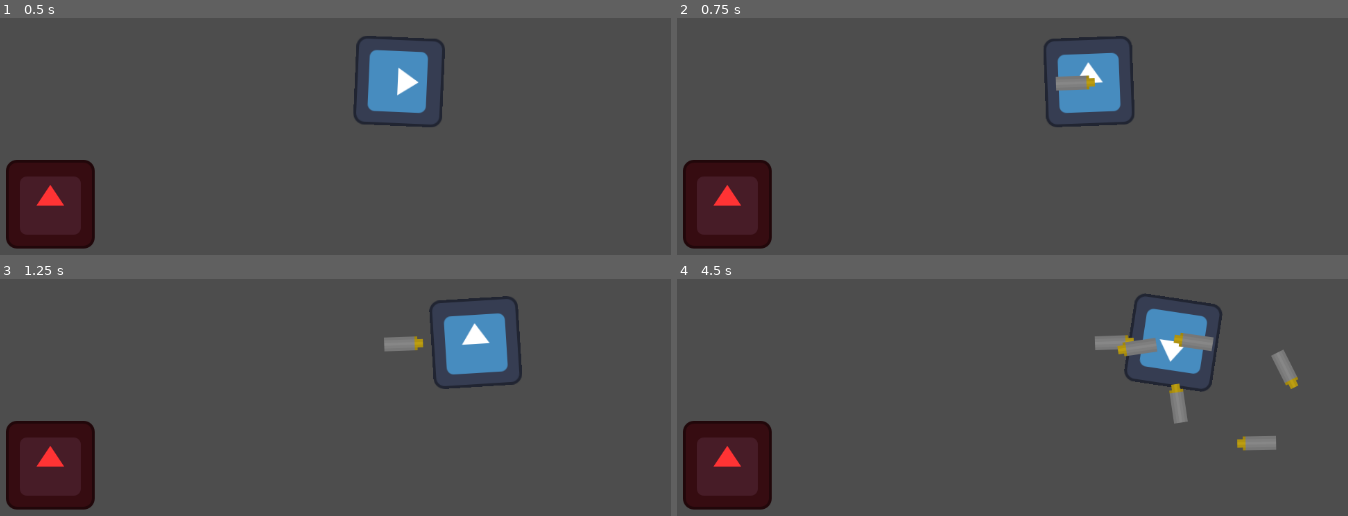
Above: before the commit, frames 1-4 (two rows, left to right).
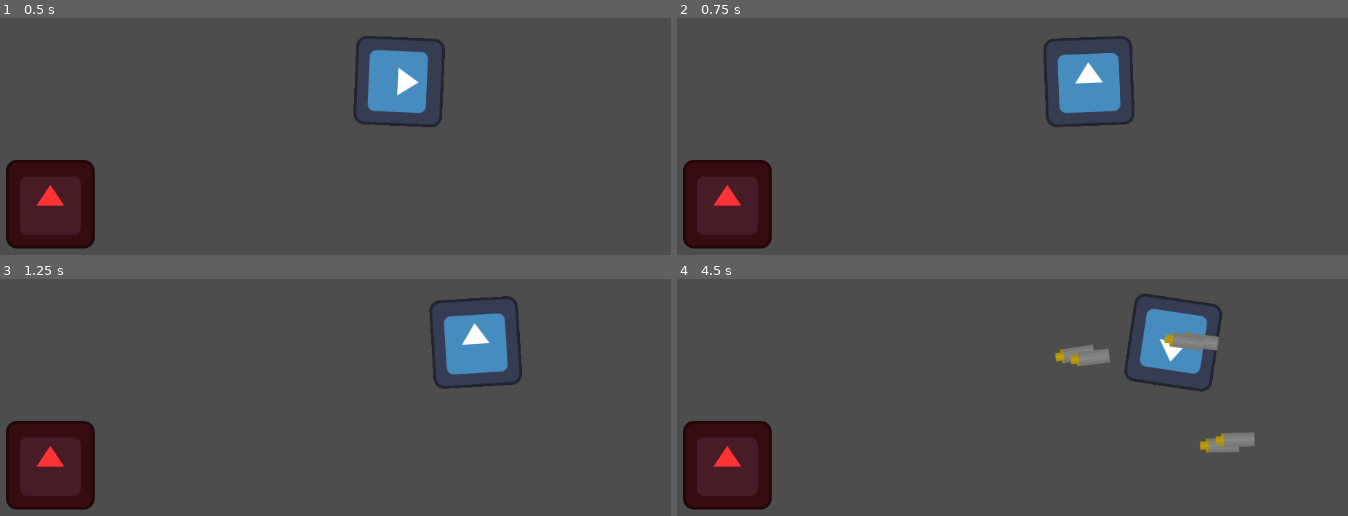
Above: after the commit, the same moments.

Repository: Do-Good-Games/MaskGameTest
Game: Godot game, scene res://testLevel.tscn
Two runs of this game, one before a commit and one after it. Both use one fixed random seed, a clock stepped at 60 frames per second and the inputs below. The engine's default icon, where the game draws it, is replaced by a stand-in: a white triangle on a blue panel in a dark square.
Inputs (mouse positions are in pixels of both pictures, inside the frame that each line leads up to):
- Up to frame 1 (0.5 s): no input
- Up to frame 2 (0.75 s): tap Enter at 0.5 s; move the mouse to (1254, 74) at 0.52 s; press the mouse at (1254, 74) at 0.53 s; hold D (right) from 0.53 s (still down)
- Up to frame 3 (1.25 s): keep holding D (right)
- Up to frame 4 (4.5 s): move the mouse to (918, 380) at 1.27 s; release D (right) at 1.28 s; release the mouse at (918, 380) at 1.28 s; hold S (down) 1.28-2.03 s; click (918, 380) at 1.35 s; move the mouse to (outside the picture) at 2.02 s; press the mouse at (outside the picture) at 2.03 s; hold D (right) 2.03-2.78 s; move the mouse to (1032, 447) at 2.77 s; release the mouse at (1032, 447) at 2.78 s; hold W (up) 2.78-3.53 s; click (1032, 447) at 2.85 s; move the mouse to (1314, 425) at 3.52 s; press the mouse at (1314, 425) at 3.53 s; hold A (left) from 3.53 s (still down); move the mouse to (838, 290) at 4.27 s; release the mouse at (838, 290) at 4.28 s; click (838, 290) at 4.35 s

Frame 1 is identical in both runs. In frame 2, 0.3% of the frame differs, in the area x 56-63%, y 24-31%; in frame 3, 0.3%; in frame 4, 2.7%, in the area x 56-93%, y 22-74%.

Commit message:
throwable object speed ghost implementation

Diff:
--- a/BobbyFolder/BobbyCharacter.gd
+++ b/BobbyFolder/BobbyCharacter.gd
@@ -6,6 +6,8 @@
 @export var speed = 200
 @export var friction = 0.01
 @export var acceleration = 0.1
+
+var throwSpeed = 0
 
 func get_input():
 	var input = Vector2()
@@ -17,8 +19,15 @@
 		input.y += 1
 	if Input.is_action_pressed('up'):
 		input.y -= 1
-	if Input.is_action_just_pressed("click"):
-		print("we clicked")
+	if Input.is_action_pressed("click"):
+		throwSpeed += 1
+
+	if Input.is_action_just_released("click"):
+		if(throwSpeed > 75):
+			throwSpeed = 75
+
+		print(throwSpeed)
+		throwSpeed = 0
 		var createdThrowable = Throwable.instantiate()
 		get_tree().root.add_child(createdThrowable)
 		createdThrowable.global_transform = self.global_transform
--- a/BobbyFolder/throwable.gd
+++ b/BobbyFolder/throwable.gd
@@ -1,4 +1,6 @@
 extends CharacterBody2D
+
+@onready var speed = 40
 
 func _ready() -> void:
 	print("i live")
@@ -6,5 +8,5 @@
 
 func _physics_process(delta):
 	#velocity = velocity.lerp(Vector2.from_angle(0) * 20, 1)
-	velocity = transform.x * 15
+	velocity = transform.x * speed
 	move_and_slide()
